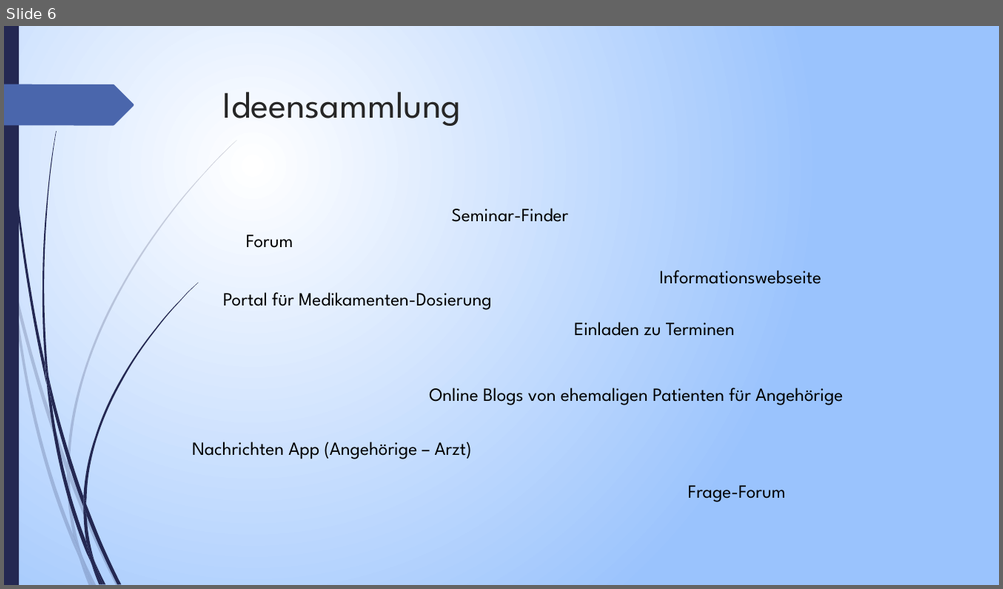
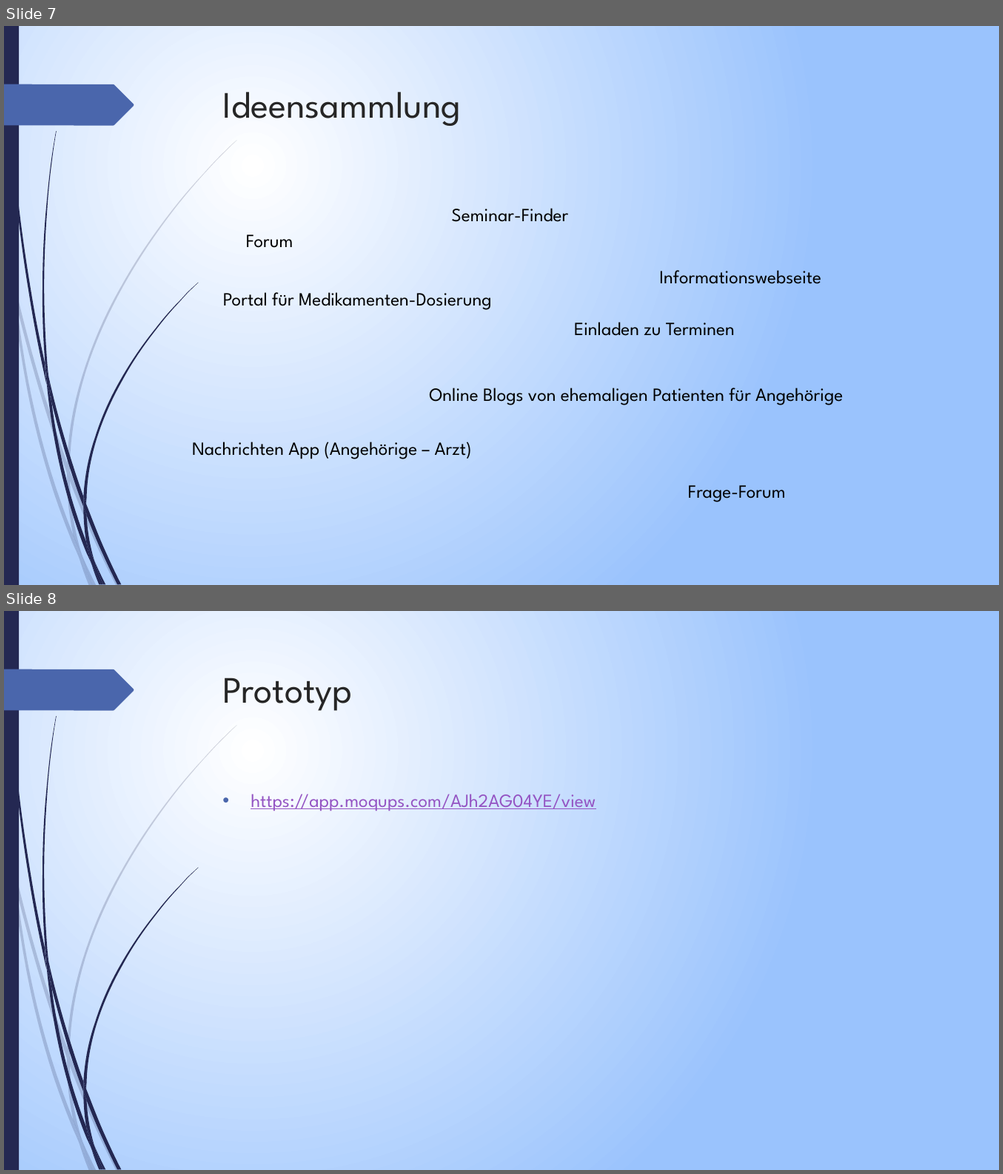
Before and after one commit to Azarny/ch.bfh.bti7081.s2019.yellow, a slide deck: documentation/Task1/PräsentationTask1SoED.pptx. Shown one above the other, each under a label of ours: slide 6 before the commit, slides 7 and 8 after it. The pictures are 1003x589 and 1003x1174 pixels, drawn with LibreOffice and Linux fonts; fonts in the diff are those of the drawing. Boxes give left, top, right and bottom in pixels: in the first picture for what was removed or moved away, otherwise in the second. Text is boxed around its words. In the diff, an @@ line names an element or a change of style, - is before the commit and + after.

```diff
--- a/documentation/Task1/PräsentationTask1SoED.pptx
+++ b/documentation/Task1/PräsentationTask1SoED.pptx
@@ slide 8 added at <box>4,611,999,1170</box>, background gradient #FFFFFF to #9BC3FE; not listed: 24 template elements that a slide beside it also shows @@
@@ title added at <box>223,678,353,711</box>, 36 pt, text #262626 @@
+Prototyp
@@ text added at <box>250,794,595,811</box>, 18 pt, text #9454C3, underline @@
+• https://app.moqups.com/AJh2AG04YE/view
@@ what was slide 6 is now slide 7 @@
```
Also in this commit, not shown: 1 slide changed, 1 other slide added.
